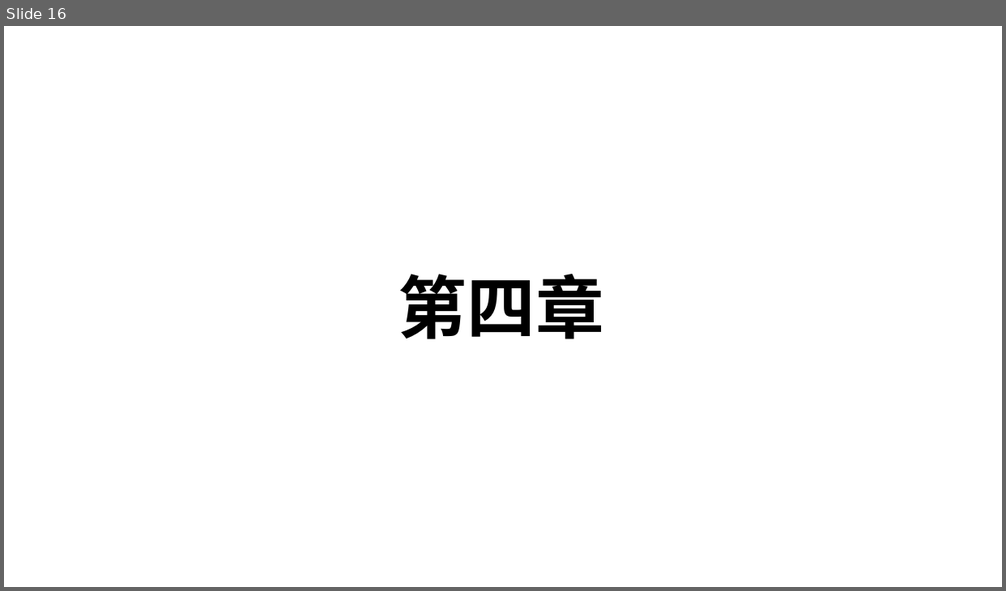
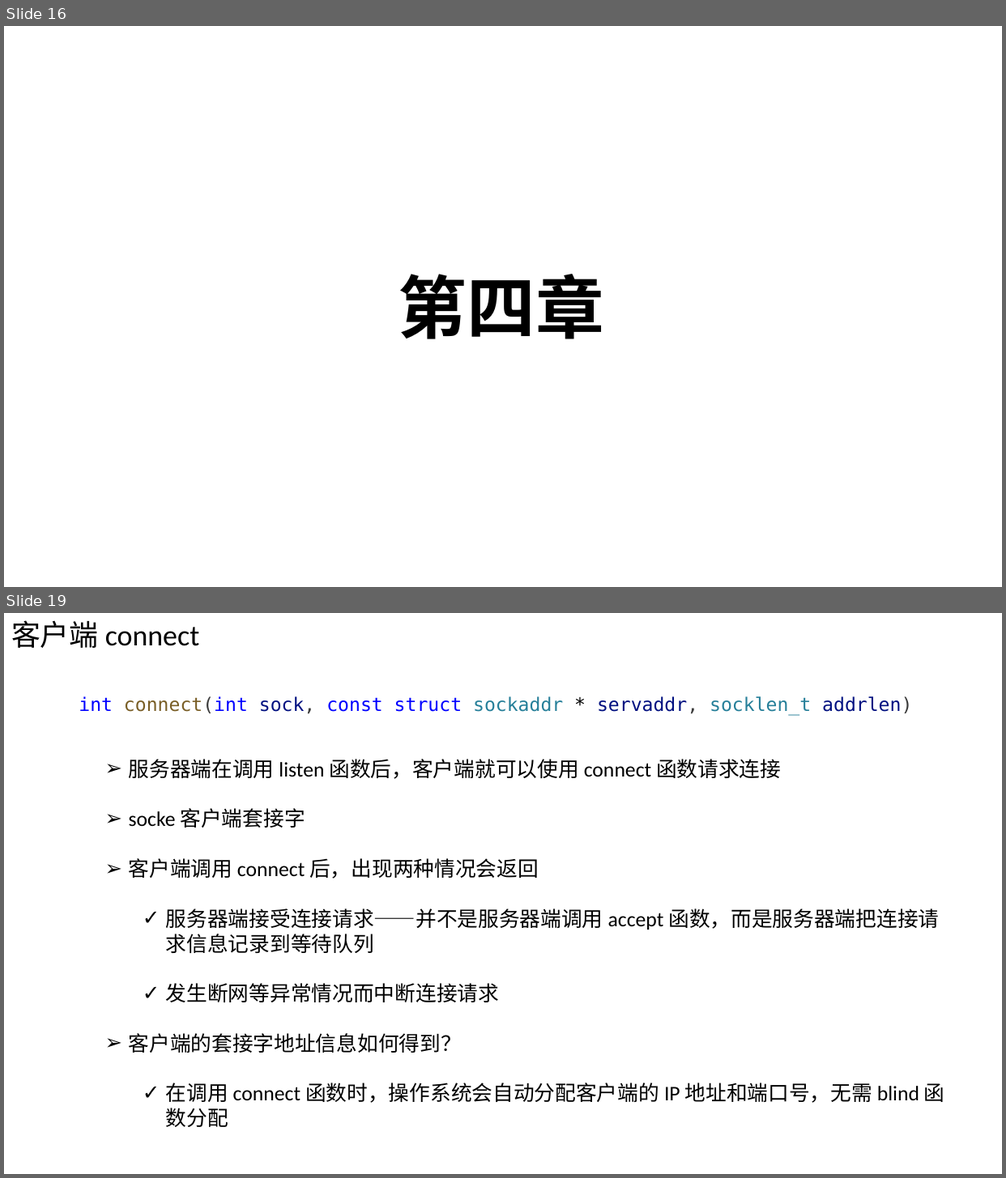
Before and after one commit to Chao200/TCP-IP-Network-Programming, a slide deck: TCP:IP 网络编程.pptx. Shown one above the other, each under a label of ours: slide 16 before the commit, slides 16 and 19 after it; the slides between them are not shown. The pictures are 1006x591 and 1006x1178 pixels, drawn with LibreOffice and Linux fonts; fonts in the diff are those of the drawing. Boxes give left, top, right and bottom in pixels: in the first picture for what was removed or moved away, otherwise in the second. Text is boxed around its words. In the diff, an @@ line names an element or a change of style, - is before the commit and + after.

```diff
--- a/TCP:IP 网络编程.pptx
+++ b/TCP:IP 网络编程.pptx
@@ slide 19 added at <box>4,613,1002,1174</box>, background #FFFFFF @@
@@ text added at <box>11,620,199,648</box>, 28 pt, text #000000 @@
+客户端 connect
@@ text added at <box>79,696,912,716</box>, 18 pt, text #001080 @@
+int connect(int sock, const struct sockaddr * servaddr, socklen_t addrlen)
@@ text added at <box>129,759,945,1127</box>, 20 pt, text #000000 @@
+➢ 服务器端在调用 listen 函数后，客户端就可以使用 connect 函数请求连接
+➢ socke 客户端套接字
+➢ 客户端调用 connect 后，出现两种情况会返回
+  ✓ 服务器端接受连接请求——并不是服务器端调用 accept 函数，而是服务器端把连接请求信息记录到等待队列
+  ✓ 发生断网等异常情况而中断连接请求
+➢ 客户端的套接字地址信息如何得到？
+  ✓ 在调用 connect 函数时，操作系统会自动分配客户端的 IP 地址和端口号，无需 blind 函数分配
```
Also in this commit, not shown: 15 other slides added.
